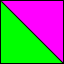
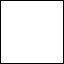
Before/after of a 64 × 64 layered artwork. What changed in the layer stack:
hid "Shape 1" over [1, 1, 63, 63]
hid "Gradient Fill 1" over [1, 1, 63, 63]
hid "Background" over [1, 1, 63, 63]
